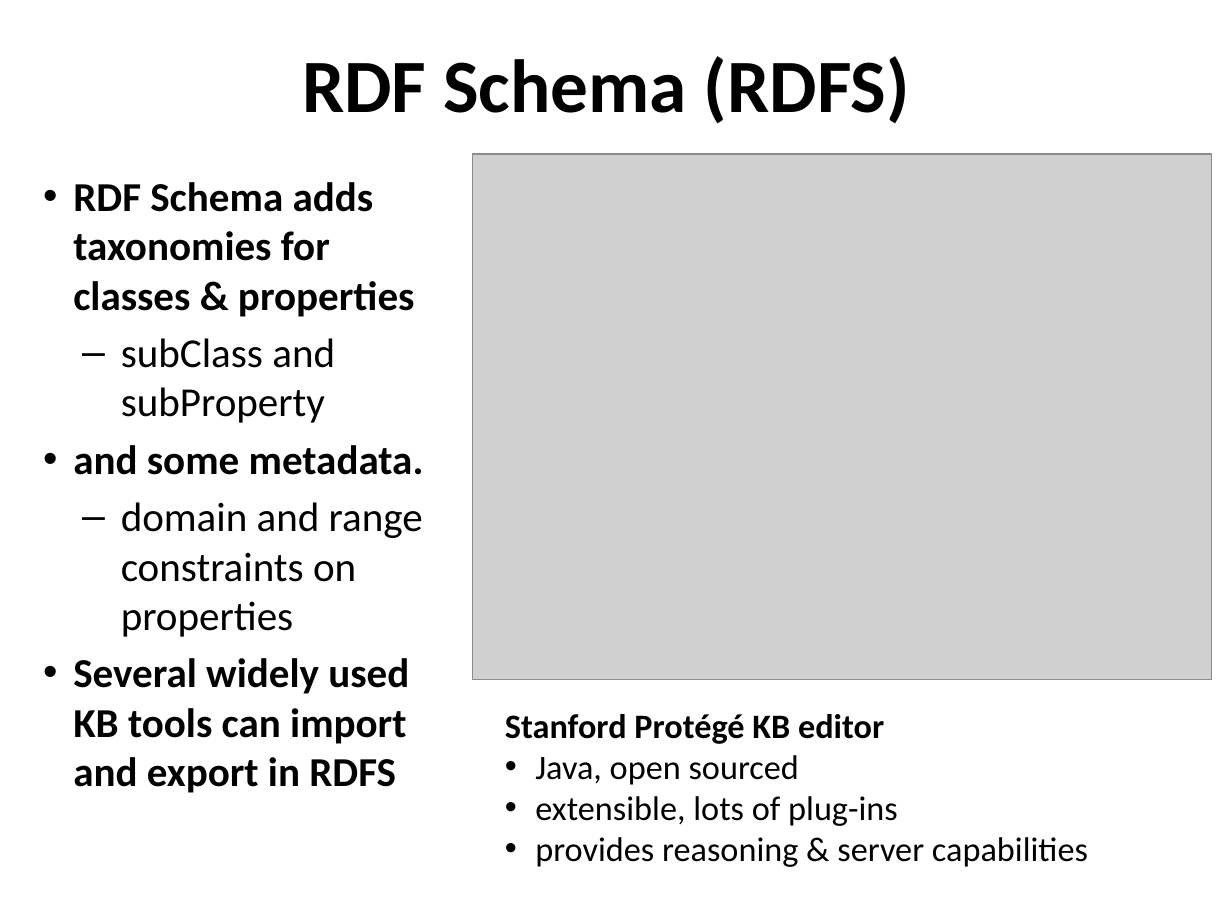
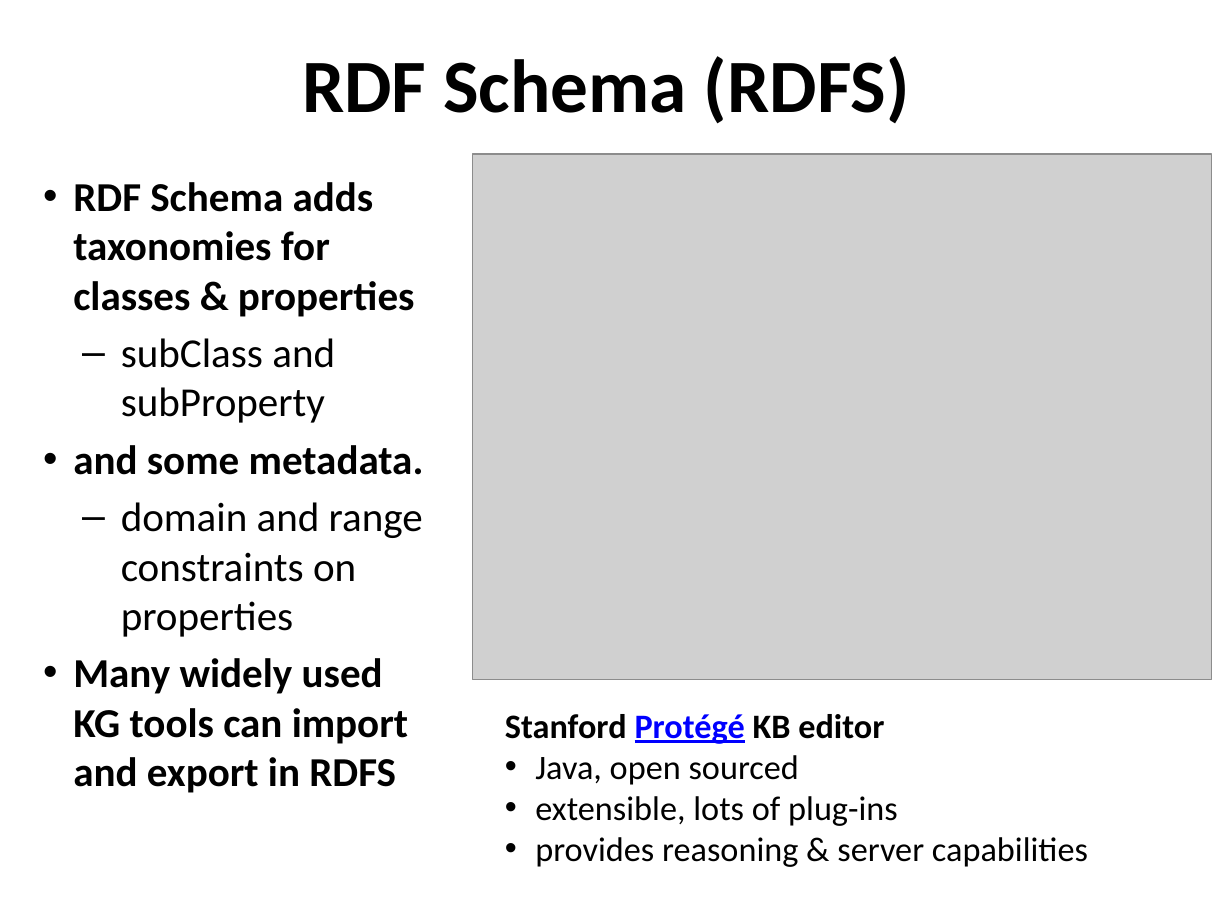
Before and after one commit to UMBC-CMSC-491-691-F19-Knowledge-Graphs/class_material, a slide deck: slide 32 of notes/01_introduction/01c_technologies.pptx (slide 37 before the commit). Drawn at 1232x924 pixels with LibreOffice and Linux fonts; fonts in the diff are those of the drawing; grey boxes stand for pictures. Boxes give left, top, right and bottom in pixels: in the first picture for what was removed or moved away, otherwise in the second. Text is boxed around its words. In the diff, an @@ line names an element or a change of style, - is before the commit and + after.

```diff
--- a/notes/01_introduction/01c_technologies.pptx
+++ b/notes/01_introduction/01c_technologies.pptx
@@ text at <box>73,658,408,793</box>: text changed @@
-• Several widely used
-  KB tools can import
-  and export in RDFS
+• Many widely used
+  KG tools can import
+  and export in RDFS
@@ text at <box>505,714,884,744</box>: text colour #000000 to #0000FF, underline on in "Protégé" @@
```
Also in this commit, not shown: 11 other slides changed, 3 slides added, 6 slides removed, 23 other files.
